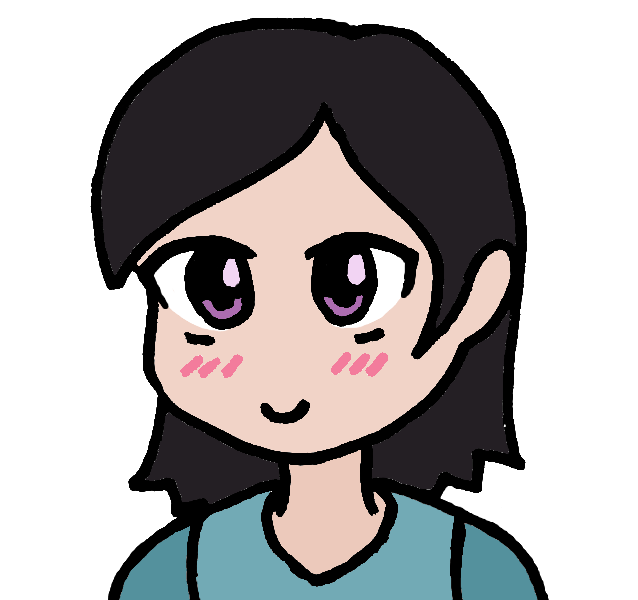
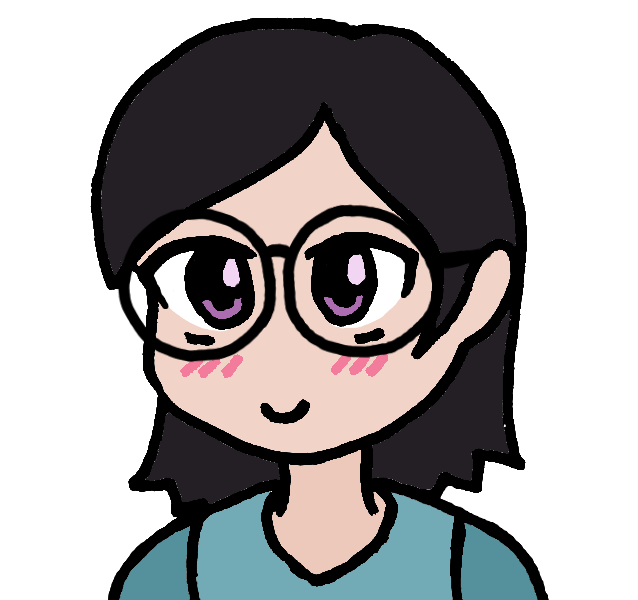
Revision of a layered 638px x 600px image; what changed, layer by layer:
added layer "Layer #4" above "Layer #2" over <box>117,204,492,363</box>
